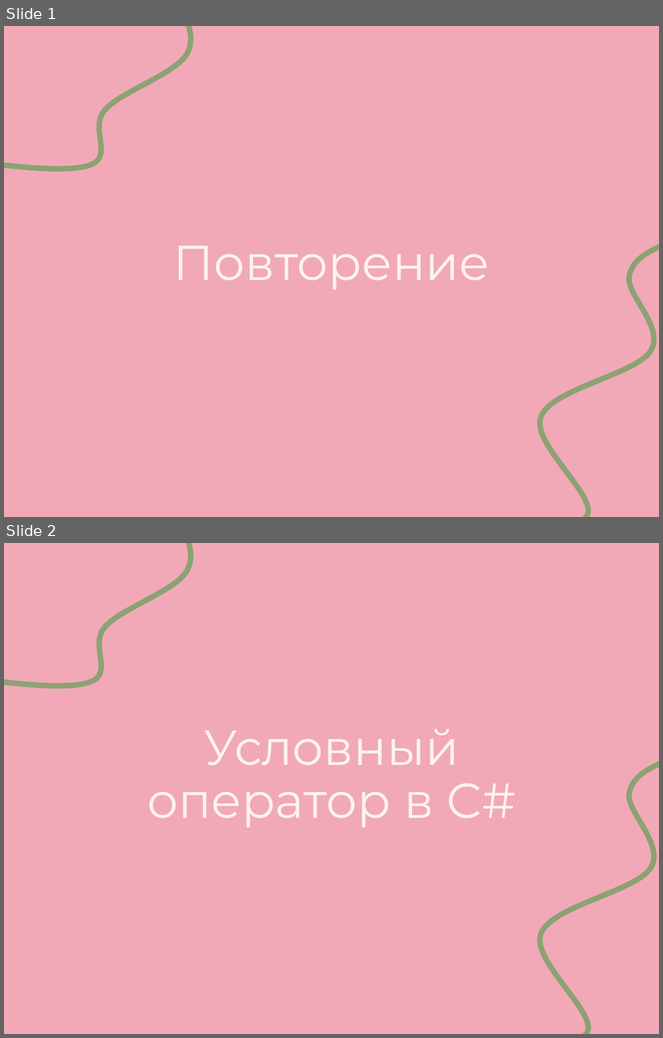
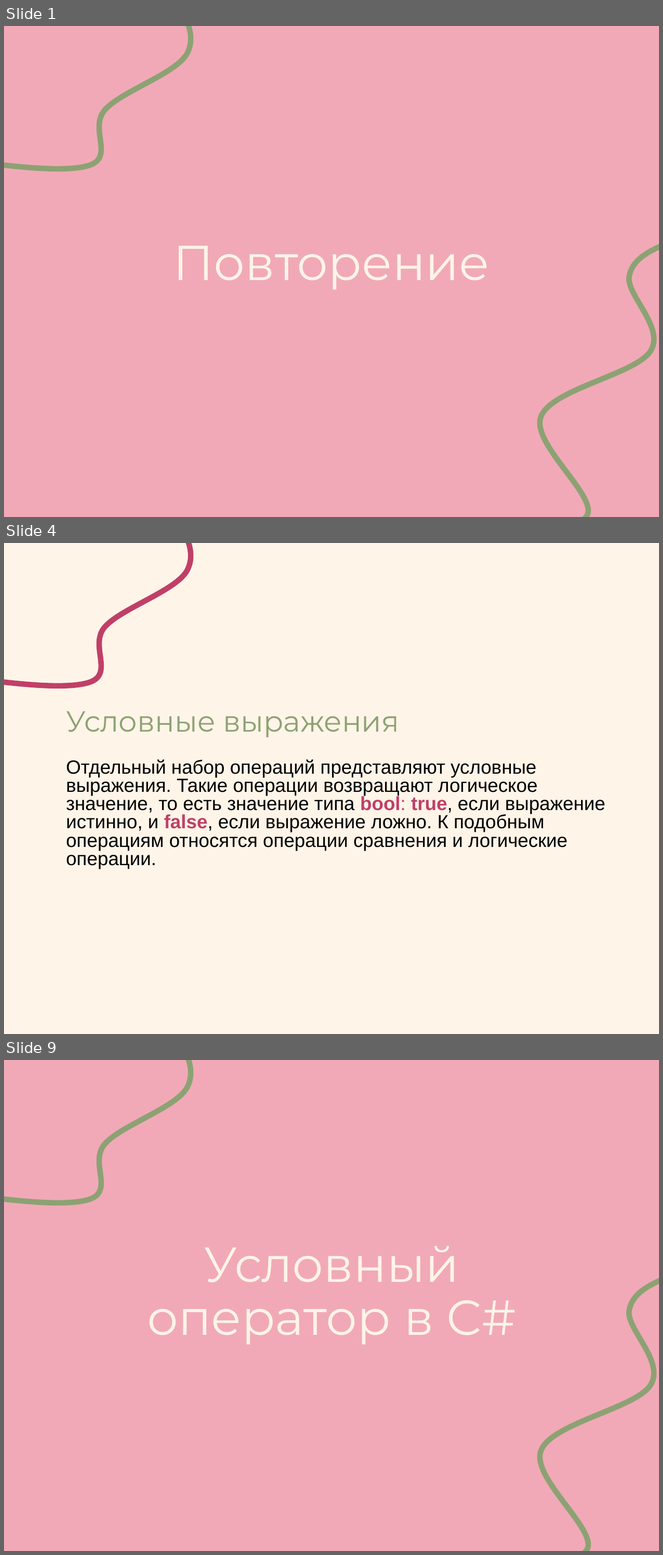
Before and after one commit to Svetlana184/SecondCourse, a slide deck: Презентация по программирвоанию _ Условный оператор в C#1_.ppt. Shown one above the other, each under a label of ours: slides 1 and 2 before the commit, slides 1, 4 and 9 after it; the slides between them are not shown. The pictures are 663x1038 and 663x1555 pixels, drawn with LibreOffice and Linux fonts; fonts in the diff are those of the drawing. Boxes give left, top, right and bottom in pixels: in the first picture for what was removed or moved away, otherwise in the second. Text is boxed around its words. In the diff, an @@ line names an element or a change of style, - is before the commit and + after.

```diff
--- a/Презентация по программирвоанию _ Условный оператор в C#1_.ppt
+++ b/Презентация по программирвоанию _ Условный оператор в C#1_.ppt
@@ slide 4 added at <box>4,543,659,1034</box>, background #FEF4E8 @@
@@ freeform shape added at <box>4,543,207,744</box>, outline #C03F68 6.01 pt @@
@@ title added at <box>66,711,399,737</box>, 32 pt, text #8CA273 @@
+Условные выражения
@@ text added at <box>66,759,606,869</box>, 21 pt, text #000000 @@
+Отдельный набор операций представляют условные выражения. Такие операции возвращают логическое значение, то есть значение типа bool: true, если выражение истинно, и false, если выражение ложно. К подобным операциям относятся операции сравнения и логические операции.
@@ what was slide 2 is now slide 9 @@
```
Also in this commit, not shown: 1 slide changed, 6 other slides added, 4 slides removed, 3 other files.
